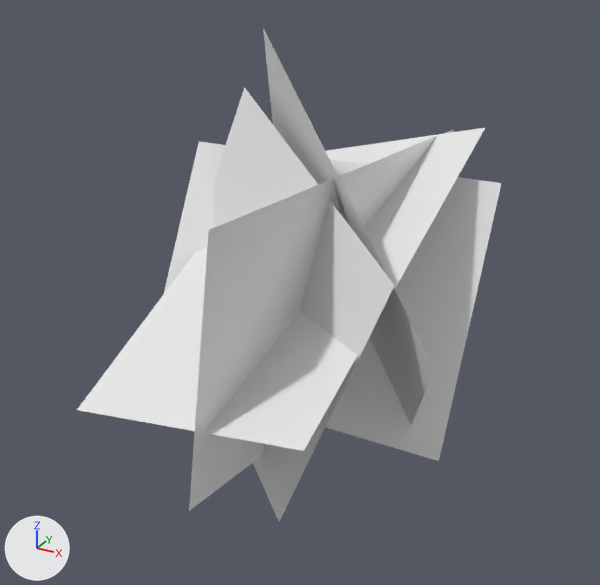
Two versions of the OBJ model assets/mcme/models/block/pine_leaves_green_2.obj, one commit apart.
One viewpoint serves both versions: a 50 mm camera at (2.22, -3.53, 2.0) aimed at (0.58, -0.55, 0.51). The axes (+X, +Y, +Z) are drawn at lower left. The lights are the same throughout. Where no turn or scale is listed for an object, it has been applied to the vertices.
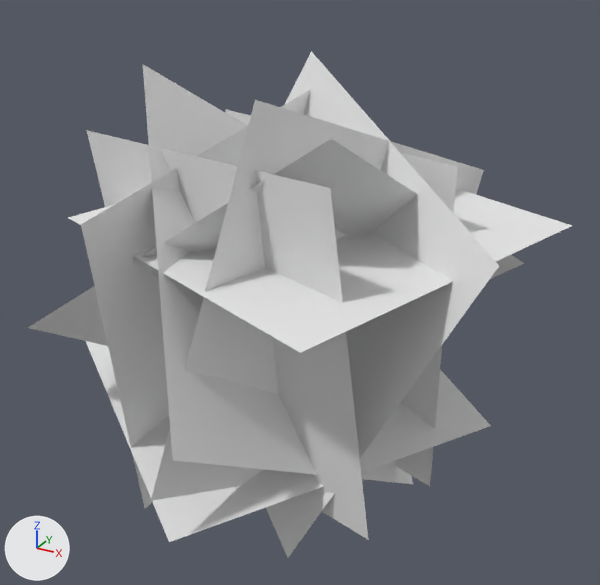
Edits to the bpy script that builds the scene:
```text
Change me_plane_001:
    where me_plane_001.from_pydata(...)  # 4 vertices, 1 face; spans x -0.45..1.22, y -1.09..-0.07, z -0.31..1.29
    verts and faces of me_plane_001; kept vertices keep their numbers, new ones are numbered from 4
    me_plane_001 part 1
    add delete_vertices([*range(0, 4)])  # with the faces that use them
    add verts[4] = (1.55, -0.91, 0.95)  # pixel (499, 265)
    add verts[5] = (0.32, 0.02, 1.46)  # pixel (311, 51)
    add verts[6] = (0.81, -1.08, -0.49)  # pixel (287, 558)
    add verts[7] = (-0.41, -0.14, 0.03)
    add faces += [(4, 6, 7, 5)]
Add me_west_001:
    me_west_001.from_pydata([(-0.33, -1.31, 0.44), (1.0, -1.1, 1.36), (0.05, 0.04, -0.4), (1.37, 0.24, 0.52)], [], [(2, 3, 1, 0)])
    me_west_001.materials.append(mat_m_791b617d_87bd_9afa_5413_97bbcb0e75fe)  # its picture is missing
Add me_west:
    me_west.from_pydata([(0.38, 0.0, 1.32), (0.2, -1.47, 1.04), (0.29, 0.29, -0.15), (0.12, -1.17, -0.43)], [], [(2, 3, 1, 0)])
    me_west.materials.append(mat_m_791b617d_87bd_9afa_5413_97bbcb0e75fe)  # its picture is missing
Add me_top:
    me_top.from_pydata([(0.22, 0.37, 0.93), (-0.29, -1.04, 0.86), (1.13, -1.55, 0.8), (1.63, -0.14, 0.87)], [], [(3, 0, 1, 2)])
    me_top.materials.append(mat_m_791b617d_87bd_9afa_5413_97bbcb0e75fe)  # its picture is missing
Add me_south_001:
    me_south_001.from_pydata([(1.07, -1.24, 1.23), (1.18, -1.07, -0.25), (-0.37, -0.79, 1.18), (-0.25, -0.62, -0.31)], [], [(3, 1, 0, 2)])
    me_south_001.materials.append(mat_m_791b617d_87bd_9afa_5413_97bbcb0e75fe)  # its picture is missing
Add me_south:
    me_south.from_pydata([(0.72, -1.7, 0.36), (-0.02, -0.79, 1.49), (1.1, -0.36, -0.47), (0.35, 0.55, 0.65)], [], [(2, 3, 1, 0)])
    me_south.materials.append(mat_m_791b617d_87bd_9afa_5413_97bbcb0e75fe)  # its picture is missing
Add me_north:
    me_north.from_pydata([(-0.18, 0.04, 1.14), (1.23, -0.47, 1.15), (-0.19, 0.02, -0.36), (1.23, -0.49, -0.35)], [], [(1, 3, 2, 0)])
    me_north.materials.append(mat_m_791b617d_87bd_9afa_5413_97bbcb0e75fe)  # its picture is missing
Add me_east:
    me_east.from_pydata([(0.72, -1.12, 1.46), (1.14, 0.22, 0.95), (0.52, -1.6, 0.05), (0.94, -0.25, -0.46)], [], [(2, 3, 1, 0)])
    me_east.materials.append(mat_m_791b617d_87bd_9afa_5413_97bbcb0e75fe)  # its picture is missing
Add me_bottom:
    me_bottom.from_pydata([(0.24, 0.5, 0.28), (-0.64, -0.71, 0.16), (0.56, -1.55, -0.16), (1.44, -0.34, -0.04)], [], [(2, 1, 0, 3)])
    me_bottom.materials.append(mat_m_791b617d_87bd_9afa_5413_97bbcb0e75fe)  # its picture is missing
Remove ob_plane:
    ob_plane = bpy.data.objects.new('plane', me_plane)
Remove ob_plane_002:
    ob_plane_002 = bpy.data.objects.new('plane.002', me_plane_002)
Remove ob_plane_003:
    ob_plane_003 = bpy.data.objects.new('plane.003', me_plane_003)
Remove ob_plane_004:
    ob_plane_004 = bpy.data.objects.new('plane.004', me_plane_004)
Add ob_west_001:
    ob_west_001 = bpy.data.objects.new('west.001', me_west_001)
    ob_west_001.location = (0.0, 0.0, 0.0)
Add ob_west:
    ob_west = bpy.data.objects.new('west', me_west)
    ob_west.location = (0.0, 0.0, 0.0)
Add ob_top:
    ob_top = bpy.data.objects.new('top', me_top)
    ob_top.location = (0.0, 0.0, 0.0)
Add ob_south_001:
    ob_south_001 = bpy.data.objects.new('south.001', me_south_001)
    ob_south_001.location = (0.0, 0.0, 0.0)
Add ob_south:
    ob_south = bpy.data.objects.new('south', me_south)
    ob_south.location = (0.0, 0.0, 0.0)
Add ob_north:
    ob_north = bpy.data.objects.new('north', me_north)
    ob_north.location = (0.0, 0.0, 0.0)
Add ob_east:
    ob_east = bpy.data.objects.new('east', me_east)
    ob_east.location = (0.0, 0.0, 0.0)
Add ob_bottom:
    ob_bottom = bpy.data.objects.new('bottom', me_bottom)
    ob_bottom.location = (0.0, 0.0, 0.0)
```

What differs and where, as boxes (x1, y1, x2, y2) in the pictures (600 x 585 px):
'plane.001', reshaped: before (214, 87, 395, 521); after (266, 51, 499, 558)
'plane.004', deleted: before (77, 128, 485, 451)
'south.001', added: after (87, 130, 368, 539)
'plane.003', deleted: before (189, 130, 453, 511)
'plane', deleted: before (164, 142, 501, 461)
'south', added: after (143, 65, 413, 484)
'east', added: after (151, 100, 484, 501)
'top', added: after (68, 190, 572, 353)
'west', added: after (81, 89, 311, 509)
'bottom', added: after (86, 341, 491, 542)
'west.001', added: after (28, 139, 524, 346)
'plane.002', deleted: before (263, 28, 435, 425)
'north', added: after (226, 110, 457, 486)
